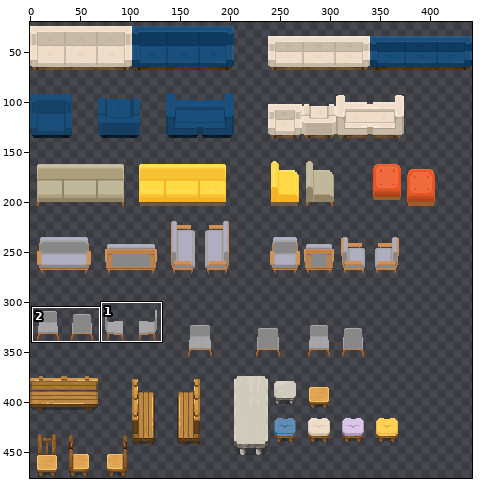
Sprite sheet: src/assets/WA_Seats.png. Above, an overview of the earlier version with the close-up marked.
Close-up. The starting point:
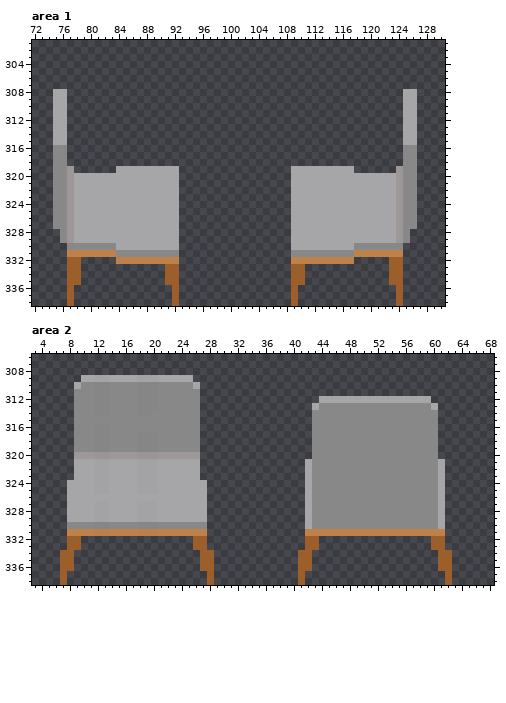
The file is 442x476 pixels. Pixels under 10% opacity are left out. Colours within 5 levels of each other are drawn and written as one. Shown: area 1: x 72..130, y 301..338; area 2: x 3..68, y 306..338. The wide view leaves out empty margins. The commit also changed other parts of the picture, which this record leaves out.
The same view after the edit:
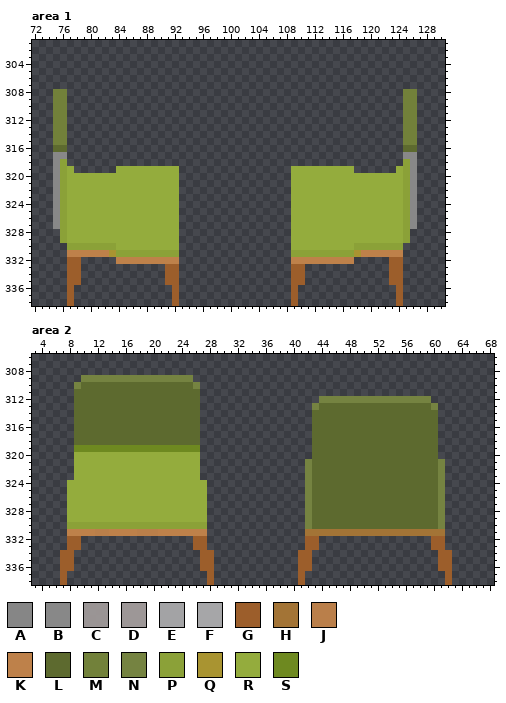
Palette (. is transparent): A #888888f7  B #888888  C #9d9797f7  D #9d9797  E #a6a6a8f7  F #a6a6a8  G #9c5e2b  H #a37436  J #be814af7  K #be814a  L #5d6a2f  M #72813a  N #758341  P #8ba138  Q #a99431  R #94ac3d  S #6e8920
The edit:
--- area 1
@@ x 72..130 @@
 307 ...........................................................
-308 ...FF................................................FF....
-309 ...FF................................................FF....
-310 ...FF................................................FF....
-311 ...FF................................................FF....
-312 ...FF................................................FF....
-313 ...FF................................................FF....
-314 ...FF................................................FF....
-315 ...FF................................................FF....
-316 ...BB................................................BB....
+308 ...MM................................................MM....
+309 ...MM................................................MM....
+310 ...MM................................................MM....
+311 ...MM................................................MM....
+312 ...MM................................................MM....
+313 ...MM................................................MM....
+314 ...MM................................................MM....
+315 ...MM................................................MM....
+316 ...LL................................................LL....
 317 ...BB................................................BB....
-318 ...BB................................................BB....
-319 ...BBD......FFFFFFFFF................FFFFFFFFF......DBB....
-320 ...BBDFFFFFFFFFFFFFFF................FFFFFFFFFFFFFFFDBB....
-321 ...BBDFFFFFFFFFFFFFFF................FFFFFFFFFFFFFFFDBB....
-322 ...BBDFFFFFFFFFFFFFFF................FFFFFFFFFFFFFFFDBB....
-323 ...BBDFFFFFFFFFFFFFFF................FFFFFFFFFFFFFFFDBB....
-324 ...BBDFFFFFFFFFFFFFFF................FFFFFFFFFFFFFFFDBB....
-325 ...BBDFFFFFFFFFFFFFFF................FFFFFFFFFFFFFFFDBB....
-326 ...BBDFFFFFFFFFFFFFFF................FFFFFFFFFFFFFFFDBB....
-327 ...BBDFFFFFFFFFFFFFFF................FFFFFFFFFFFFFFFDBB....
-328 ....BDFFFFFFFFFFFFFFF................FFFFFFFFFFFFFFFDB.....
-329 ....BDFFFFFFFFFFFFFFF................FFFFFFFFFFFFFFFDB.....
-330 .....BBBBBBBFFFFFFFFF................FFFFFFFFFBBBBBBB......
-331 .....KKKKKKKBBBBBBBBB................BBBBBBBBBKKKKKKK......
+318 ...BP................................................PB....
+319 ...BPR......RRRRRRRRR................RRRRRRRRR......RPB....
+320 ...BPRRRRRRRRRRRRRRRR................RRRRRRRRRRRRRRRRPB....
+321 ...BPRRRRRRRRRRRRRRRR................RRRRRRRRRRRRRRRRPB....
+322 ...BPRRRRRRRRRRRRRRRR................RRRRRRRRRRRRRRRRPB....
+323 ...BPRRRRRRRRRRRRRRRR................RRRRRRRRRRRRRRRRPB....
+324 ...BPRRRRRRRRRRRRRRRR................RRRRRRRRRRRRRRRRPB....
+325 ...BPRRRRRRRRRRRRRRRR................RRRRRRRRRRRRRRRRPB....
+326 ...BPRRRRRRRRRRRRRRRR................RRRRRRRRRRRRRRRRPB....
+327 ...BPRRRRRRRRRRRRRRRR................RRRRRRRRRRRRRRRRPB....
+328 ....PRRRRRRRRRRRRRRRR................RRRRRRRRRRRRRRRRP.....
+329 ....PRRRRRRRRRRRRRRRR................RRRRRRRRRRRRRRRRP.....
+330 .....PPPPPPPRRRRRRRRR................RRRRRRRRRPPPPPPP......
+331 .....KKKKKKQPPPPPPPPP................PPPPPPPPPQKKKKKK......
 332 .....GG.....KKKKKKKKK................KKKKKKKKK.....GG......
--- area 2
@@ x 3..68 @@
 308 ..................................................................
-309 .......FFEEFFFFEEEFFFFF...........................................
-310 ......FBBAABBBBAAABBBBBF..........................................
-311 ......BBBAABBBBAAABBBBBB..........................................
-312 ......BBBAABBBBAAABBBBBB.................FFFFFFFFFFFFFFFF.........
-313 ......BBBAABBBBAAABBBBBB................FBBBBBBBBBBBBBBBBF........
-314 ......BBBAABBBBAABBBBBBB................BBBBBBBBBBBBBBBBBB........
-315 ......BBBBBBBBBBBBBBBBBB................BBBBBBBBBBBBBBBBBB........
-316 ......BBBAABBBBBBBBBBBBB................BBBBBBBBBBBBBBBBBB........
-317 ......BBBAABBBBAAABBBBBB................BBBBBBBBBBBBBBBBBB........
-318 ......BBBAABBBBAAABBBBBB................BBBBBBBBBBBBBBBBBB........
-319 ......BBBAABBBBAAABBBBBB................BBBBBBBBBBBBBBBBBB........
-320 ......DDDCCDDDDCCCDDDDDD................BBBBBBBBBBBBBBBBBB........
-321 ......FFFEEFFFFEEEFFFFFF...............FBBBBBBBBBBBBBBBBBBF.......
-322 ......FFFEEFFFFEEEFFFFFF...............FBBBBBBBBBBBBBBBBBBF.......
-323 ......FFFEEFFFFEEEFFFFFF...............FBBBBBBBBBBBBBBBBBBF.......
-324 .....FFFFEEFFFFEEEFFFFFFF..............FBBBBBBBBBBBBBBBBBBF.......
-325 .....FFFFEEFFFFEEEFFFFFFF..............FBBBBBBBBBBBBBBBBBBF.......
-326 .....FFFFFFFFFFFFFFFFFFFF..............FBBBBBBBBBBBBBBBBBBF.......
-327 .....FFFFEEFFFFEEEFFFFFFF..............FBBBBBBBBBBBBBBBBBBF.......
-328 .....FFFFEEFFFFEEEFFFFFFF..............FBBBBBBBBBBBBBBBBBBF.......
-329 .....FFFFEEFFFFEEEFFFFFFF..............FBBBBBBBBBBBBBBBBBBF.......
-330 .....BBBBAABBBBAAABBBBBBB..............FBBBBBBBBBBBBBBBBBBF.......
-331 .....KKKKJJKKKKJJJKKKKKKK..............KKKKKKKKKKKKKKKKKKKK.......
+309 .......NNNNNNNNNNNNNNNN...........................................
+310 ......NLLLLLLLLLLLLLLLLN..........................................
+311 ......LLLLLLLLLLLLLLLLLL..........................................
+312 ......LLLLLLLLLLLLLLLLLL.................NNNNNNNNNNNNNNNN.........
+313 ......LLLLLLLLLLLLLLLLLL................NLLLLLLLLLLLLLLLLN........
+314 ......LLLLLLLLLLLLLLLLLL................LLLLLLLLLLLLLLLLLL........
+315 ......LLLLLLLLLLLLLLLLLL................LLLLLLLLLLLLLLLLLL........
+316 ......LLLLLLLLLLLLLLLLLL................LLLLLLLLLLLLLLLLLL........
+317 ......LLLLLLLLLLLLLLLLLL................LLLLLLLLLLLLLLLLLL........
+318 ......LLLLLLLLLLLLLLLLLL................LLLLLLLLLLLLLLLLLL........
+319 ......SSSSSSSSSSSSSSSSSS................LLLLLLLLLLLLLLLLLL........
+320 ......RRRRRRRRRRRRRRRRRR................LLLLLLLLLLLLLLLLLL........
+321 ......RRRRRRRRRRRRRRRRRR...............NLLLLLLLLLLLLLLLLLLN.......
+322 ......RRRRRRRRRRRRRRRRRR...............NLLLLLLLLLLLLLLLLLLN.......
+323 ......RRRRRRRRRRRRRRRRRR...............NLLLLLLLLLLLLLLLLLLN.......
+324 .....RRRRRRRRRRRRRRRRRRRR..............NLLLLLLLLLLLLLLLLLLN.......
+325 .....RRRRRRRRRRRRRRRRRRRR..............NLLLLLLLLLLLLLLLLLLN.......
+326 .....RRRRRRRRRRRRRRRRRRRR..............NLLLLLLLLLLLLLLLLLLN.......
+327 .....RRRRRRRRRRRRRRRRRRRR..............NLLLLLLLLLLLLLLLLLLN.......
+328 .....RRRRRRRRRRRRRRRRRRRR..............NLLLLLLLLLLLLLLLLLLN.......
+329 .....RRRRRRRRRRRRRRRRRRRR..............NLLLLLLLLLLLLLLLLLLN.......
+330 .....PPPPPPPPPPPPPPPPPPPP..............NLLLLLLLLLLLLLLLLLLN.......
+331 .....KKKKJJKKKKJJJKKKKKKK..............HHHHHHHHHHHHHHHHHHHH.......
 332 .....GG................GG..............GG................GG.......
Pixel boxes of the changes (left, top, right, bottom) in both close-ups:
changed: (53, 89, 179, 257)
changed: (291, 89, 417, 257)
changed: (67, 375, 207, 529)
changed: (305, 396, 445, 536)
